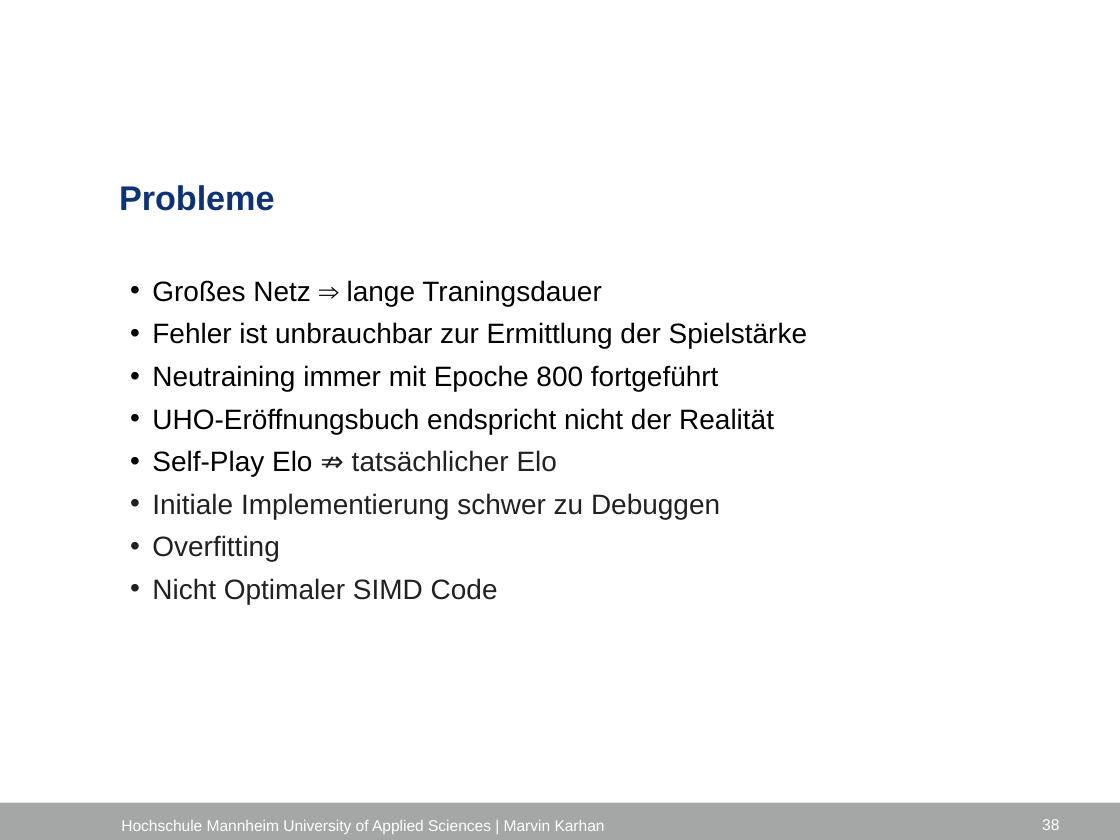
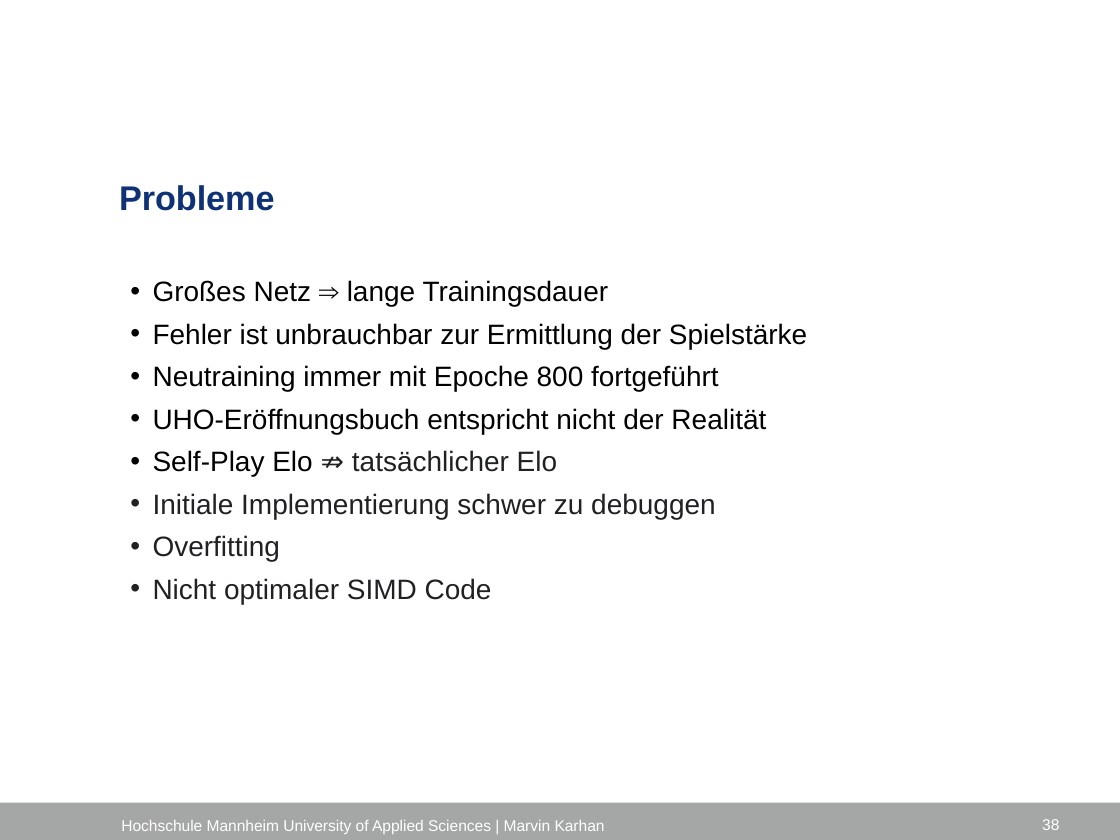
Before and after one commit to marvinkarhan/Bachelorarbeit, a slide deck: slide 38 of latex/Kolloquium/Kolloquium_Marvin_Karhan.pptx. Drawn at 1120x840 pixels with LibreOffice and Linux fonts; fonts in the diff are those of the drawing; background and template pictures are left out. Boxes give left, top, right and bottom in pixels: in the first picture for what was removed or moved away, otherwise in the second. Text is boxed around its words. In the diff, an @@ line names an element or a change of style, - is before the commit and + after.

Commit message:
Fix spelling

```diff
--- a/latex/Kolloquium/Kolloquium_Marvin_Karhan.pptx
+++ b/latex/Kolloquium/Kolloquium_Marvin_Karhan.pptx
@@ text at (153,280,609,306): text changed @@
-  • Großes Netz ⇒ lange Traningsdauer
+  • Großes Netz ⇒ lange Trainingsdauer
@@ text at (153,408,766,434): text changed @@
-  • UHO-Eröffnungsbuch endspricht nicht der Realität
+  • UHO-Eröffnungsbuch entspricht nicht der Realität
@@ text at (153,493,716,519): text changed @@
-  • Initiale Implementierung schwer zu Debuggen
+  • Initiale Implementierung schwer zu debuggen
@@ text at (153,578,492,604): text changed @@
-  • Nicht Optimaler SIMD Code
+  • Nicht optimaler SIMD Code
```
Also in this commit, not shown: 18 other slides changed.
